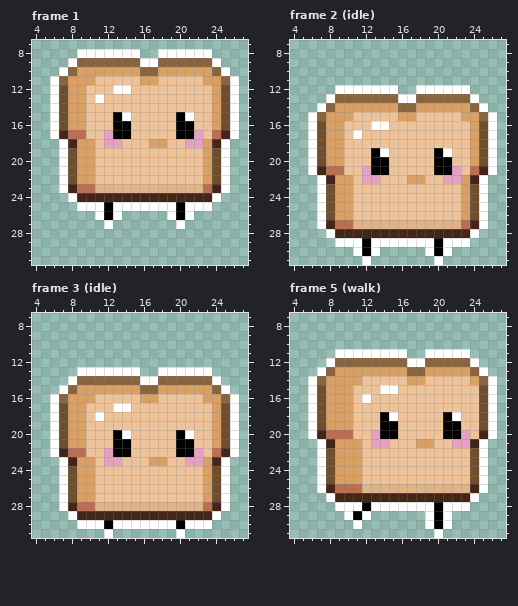
Pixel-art file: Assets/Sprites/Character/bread.aseprite. The first picture shows the starting point.
32x32 pixels, 10 frames. Shown: frame 1: x 4..27, y 7..31; frame 2 (idle): x 4..27, y 7..31; frame 3 (idle): x 4..27, y 7..31; frame 5 (walk): x 4..27, y 7..31. The commit also changed other frames, which this record leaves out.
Now the later version:
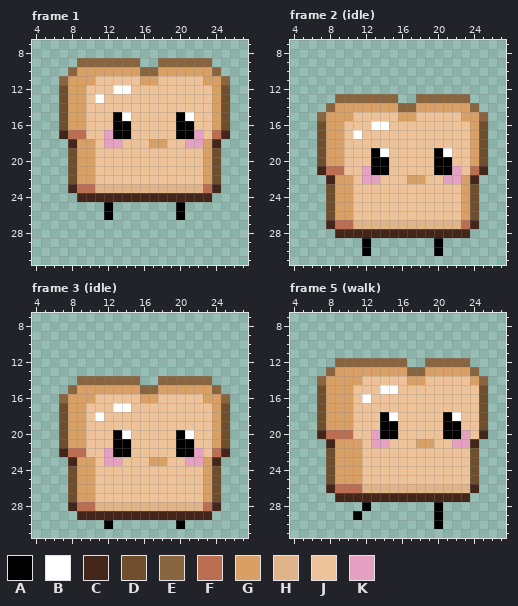
Palette (. is transparent): A #000000  B #ffffff  C #44251a  D #6e4e2d  E #88643f  F #bb6e52  G #d9a066  H #e0b489  J #eec39a  K #e5a1c2
What changed:
Frame 1, layer "Layer 1":
The author cleared colour B in row 8 at x 9 to 15 and 18 to 23; in row 9 at x 8, 16 to 17 and 24; in row 10 at x 7 and 25; in rows 11 to 17 at x 6 and 26; in rows 18 to 23 at x 7 and 25; in row 24 at x 8 and 24.
The author cleared colour B in row 25 at x 9 to 11, 13 to 19 and 21 to 23; in row 26 at x 11, 13, 19 and 21; in row 27 at x 12 and 20.
Frame 2 (idle), layer "Layer 1":
The author cleared colour B in row 12 at x 9 to 15 and 18 to 23; in row 13 at x 8, 16 to 17 and 24; in row 14 at x 7 and 25; in rows 15 to 21 at x 6 and 26; in rows 22 to 27 at x 7 and 25; in row 28 at x 8 and 24.
The author cleared colour B in row 29 at x 9 to 11, 13 to 19 and 21 to 23; in row 30 at x 11, 13, 19 and 21; in row 31 at x 12 and 20.
Frame 3 (idle), layer "Layer 1":
The author cleared colour B in row 13 at x 9 to 15 and 18 to 23; in row 14 at x 8, 16 to 17 and 24; in row 15 at x 7 and 25; in rows 16 to 22 at x 6 and 26; in rows 23 to 28 at x 7 and 25; in row 29 at x 8 and 24.
The author cleared colour B in row 30 at x 9 to 11, 13 to 19 and 21 to 23; in row 31 at x 12 and 20.
Frame 5 (walk), layer "Layer 1":
The author cleared colour B in row 11 at x 9 to 16 and 19 to 23; in row 12 at x 8, 17 to 18 and 24; in row 13 at x 7 and 25; in rows 14 to 20 at x 6 and 26; in rows 21 to 26 at x 7 and 25; in row 27 at x 8 and 24.
The author cleared colour B in row 28 at x 9 to 11, 13 to 19 and 21 to 23; in row 29 at x 10, 12, 19 and 21; in row 30 at x 11, 19 and 21; in row 31 at x 20.
